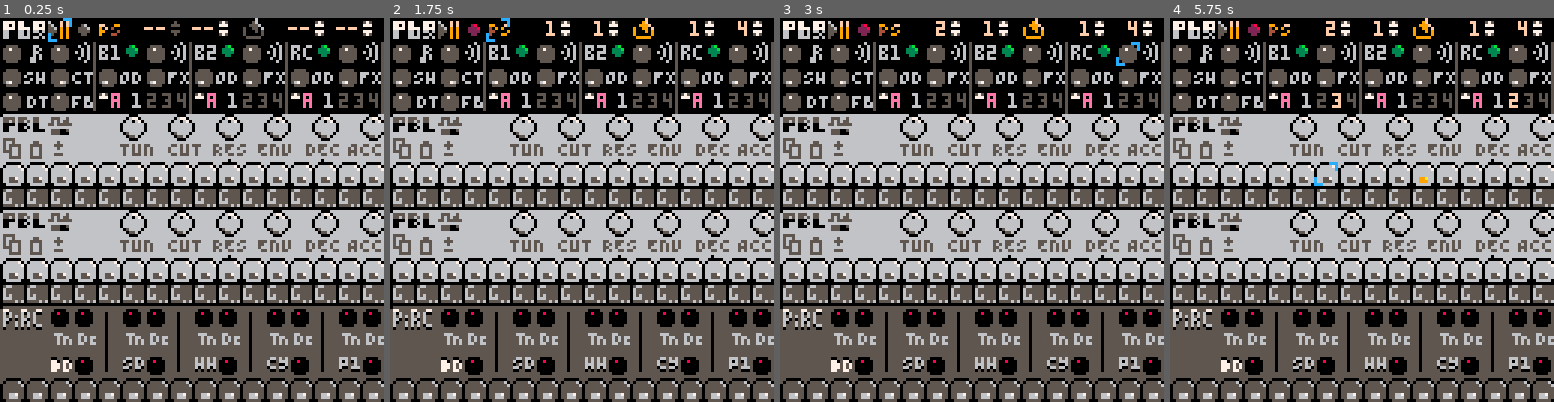
Above: before the commit, frames 1-4 (left to right).
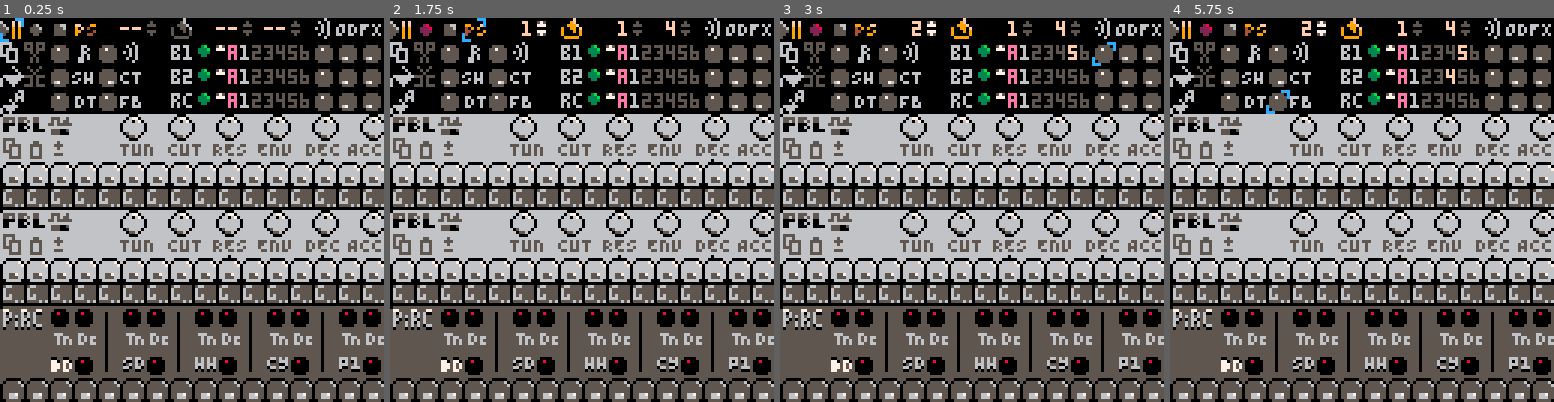
Above: after the commit, the same moments.

Repository: luchak/rp8
Game: PICO-8 cartridge pb-0x.p8
The game is run twice, just before and just after one commit, with the same random seed, the same clock (stepped at 60 frames per second) and the same inputs.
Inputs:
- Up to frame 1 (0.25 s): no input
- Up to frame 2 (1.75 s): tap X (X key) at 0.33, 1.07 s; tap O (Z key) at 0.7, 1.7 s; hold Right from 1.6 s (still down)
- Up to frame 3 (3 s): tap X (X key) at 1.85, 2.97 s; release Right at 2.1 s; tap O (Z key) at 2.1, 2.5, 2.9 s; hold Up 2.15-2.42 s; hold Right from 2.47 s (still down)
- Up to frame 4 (5.75 s): release Right at 3.03 s; hold Left 3.08-3.58 s; tap O (Z key) every 0.4 s from 3.3 to 5.7 s; hold Down 3.63-3.97 s; hold Right 4.02-4.68 s; tap X (X key) at 4.08, 5.2 s; hold Up 4.73-5.03 s; hold Left 5.08-5.68 s; hold Down from 5.73 s (still down)

The runs differ from the first frame. In frame 1, 9.5% of the frame differs, in the area x 0-100%, y 0-25%; in frame 2, 9.6%; in frame 3, 9.7%; in frame 4, 9.8%, in the area x 0-100%, y 0-44%.

Commit message:
Rearrange transport and mixer section

Diff:
--- a/pb-0x.p8
+++ b/pb-0x.p8
@@ -53,7 +53,7 @@
  pbl_ui_init(ui,'b1',64)
  pirc_ui_init(ui,'drum',96)
  map(unpack_split('0,8,0,96,16,4'))
- map(unpack_split('0,0,0,0,16,4'))
+ map(unpack_split('32,0,0,0,16,4'))
 
  pbl0,pbl1=synth_new(),synth_new()
  kick,snare,hh,cy,perc=
@@ -1659,73 +1659,70 @@
 
  ui:add_widget(
   toggle_new(
-   16,yp,6,7,
+   0,yp,6,7,
    state_make_get('transport','playing'),
    function(s) s:toggle_playing() end
   )
  )
  ui:add_widget(
   toggle_new(
-   32,yp,142,143,
+   24,yp,142,143,
    state_is_song_mode,
    function(s) s:toggle_song_mode() end
   )
  )
  song_only(
   toggle_new(
-   24,yp,231,232,
+   8,yp,231,232,
    state_make_get('transport','recording'),
    function(s) s:toggle_recording() end
   ),
   233
  )
- hdial(0,8,'tempo')
- hdial(16,8,'lev')
- hdial(16,16,'comp_thresh')
- hdial(0,16,'shuf')
- hdial(0,24,'dl_t')
- hdial(16,24,'dl_fb')
-
- for pt,xp in pairs({b0=32,b1=64,drum=96}) do
+ hdial(16,8,'tempo')
+ hdial(32,8,'lev')
+ hdial(32,16,'comp_thresh')
+ hdial(16,16,'shuf')
+ hdial(16,24,'dl_t')
+ hdial(32,24,'dl_fb')
+
+ for pt,yp in pairs({b0=yp+8,b1=yp+16,drum=yp+24}) do
   ui:add_widget(
-   toggle_new(xp+8,yp+8,22,38,state_make_get_set_param('bar',pt,'on'))
+   toggle_new(64,yp,22,38,state_make_get_set_param('bar',pt,'on'))
   )
-  hdial(xp+16,8,pt..'_lev')
-  hdial(xp,16,pt..'_od')
-  hdial(xp+16,16,pt..'_fx')
+  hdial(104,yp,pt..'_lev')
+  hdial(112,yp,pt..'_od')
+  hdial(120,yp,pt..'_fx')
 
   ui:add_widget(
-   spin_btn_new(xp,yp+24,{208,209,210,211},state_make_get_set('transport',pt..'_bank'))
+   spin_btn_new(72,yp,{208,209,210,211},state_make_get_set('transport',pt..'_bank'))
   )
-  for i=1,4 do
+  for i=1,6 do
    ui:add_widget(
-    pat_btn_new(xp+6+i*5,yp+24,pt,4,i,163+i,167+i,171+i)
+    pat_btn_new(75+i*4,yp,pt,6,i,127+i,133+i,163+i)
    )
   end
  end
  ui:add_widget(
-  transport_number_new(40,yp,16,'transport','bar')
+  transport_number_new(32,yp,16,'transport','bar')
  )
  song_only(
-  momentary_new(56,yp,192,
+  momentary_new(48,yp,192,
    function(state,b)
     state:go_to_bar(state.transport.bar+b)
    end
   ),
   197
  )
- ui:add_widget(
-  transport_number_new(64,yp,8,'transport','tick')
- )
  song_only(
-  toggle_new(80,yp,193,194,state_make_get_set('song','looping')),
+  toggle_new(56,yp,193,194,state_make_get_set('song','looping')),
   195
  )
  ui:add_widget(
-  transport_number_new(88,yp,16,'song','loop_start')
+  transport_number_new(64,yp,16,'song','loop_start')
  )
  ui:add_widget(
-  transport_number_new(112,yp,8,'song','loop_len')
+  transport_number_new(88,yp,8,'song','loop_len')
  )
 
 end
@@ -1990,10 +1987,10 @@
 
 
 __map__
-080907008e0000c000c0c10000c000c007e9ff8e0000c0c10000c000c0ec292a07e7ff8e00eec5c300eec5eec5ec292a0000000000000000000000000000000000000000000000000000000000000000000000000000000000000000000000000000000000000000000000000000000000000000000000000000000000000000
-782878271726782718267827192678277828782700000000c6cb26b717787878c8c778287827b61726d0fcfdfe7878780000000000000000000000000000000000000000000000000000000000000000000000000000000000000000000000000000000000000000000000000000000000000000000000000000000000000000
-787078717829782a7829782a7829782a7870787100000000c7c826b418787878cac978707871b51826d0fcfdfe7878780000000000000000000000000000000000000000000000000000000000000000000000000000000000000000000000000000000000000000000000000000000000000000000000000000000000000000
-78727873d00000a3d00000a3d00000a37872787300000000cac926b919787878cc0078727873b91926d0fcfdfe7878780000000000000000000000000000000000000000000000000000000000000000000000000000000000000000000000000000000000000000000000000000000000000000000000000000000000000000
+080907008e0000c000c0c10000c000c007e9ff8e0000c0c10000c000c0ec292a07e7058e00eec5c300eec5eec5ec292a0000000000000000000000000000000000000000000000000000000000000000000000000000000000000000000000000000000000000000000000000000000000000000000000000000000000000000
+782878271726782718267827192678277828782700000000c6cb26b717787878f2c778287827001726d00000007878780000000000000000000000000000000000000000000000000000000000000000000000000000000000000000000000000000000000000000000000000000000000000000000000000000000000000000
+787078717829782a7829782a7829782a7870787100000000c7c826b418787878f8c978707871001826d00000007878780000000000000000000000000000000000000000000000000000000000000000000000000000000000000000000000000000000000000000000000000000000000000000000000000000000000000000
+78727873d00000a3d00000a3d00000a37872787300000000cac926b919787878f60078727873001926d00000007878780000000000000000000000000000000000000000000000000000000000000000000000000000000000000000000000000000000000000000000000000000000000000000000000000000000000000000
 0c0d031d1d341e341e341e341e341e34e0dfdfdf1d341e341e341e341e341e34000000000000000000000000000000000000000000000000000000000000000000000000000000000000000000000000000000000000000000000000000000000000000000000000000000000000000000000000000000000000000000000000
 1c1b1a1d1dd4d5d6d7d8d9dadbdcddde1c1b1a021dd4d5d6d7d8d9dadbdcddde000000000000000000000000000000000000000000000000000000000000000000000000000000000000000000000000000000000000000000000000000000000000000000000000000000000000000000000000000000000000000000000000
 1010101010101010101010101010101010101010101010101010101010101010000000000000000000000000000000000000000000000000000000000000000000000000000000000000000000000000000000000000000000000000000000000000000000000000000000000000000000000000000000000000000000000000
Not shown, changed: 56 lines of the sprite sheet (__gfx__) section of pb-0x.p8
